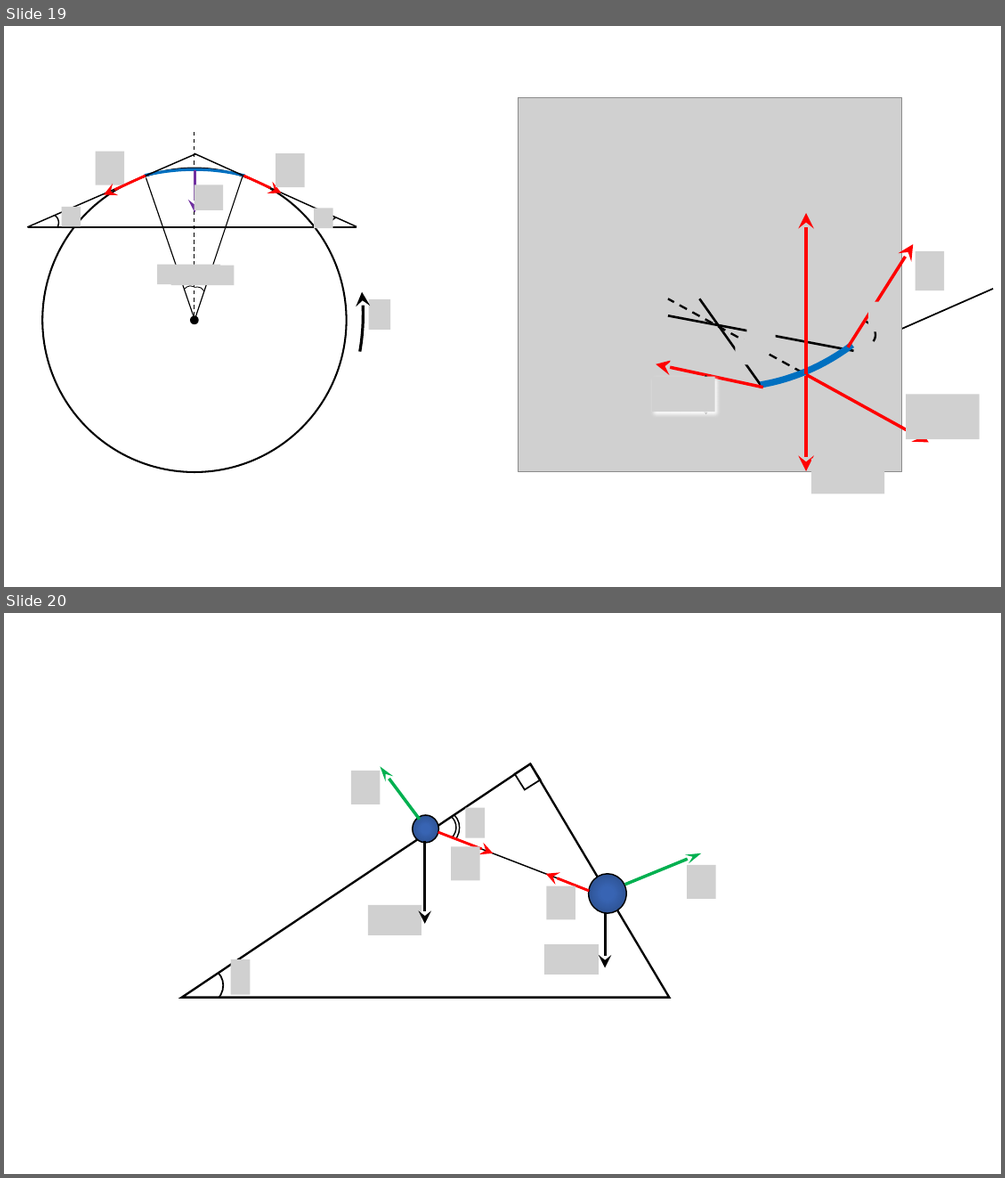
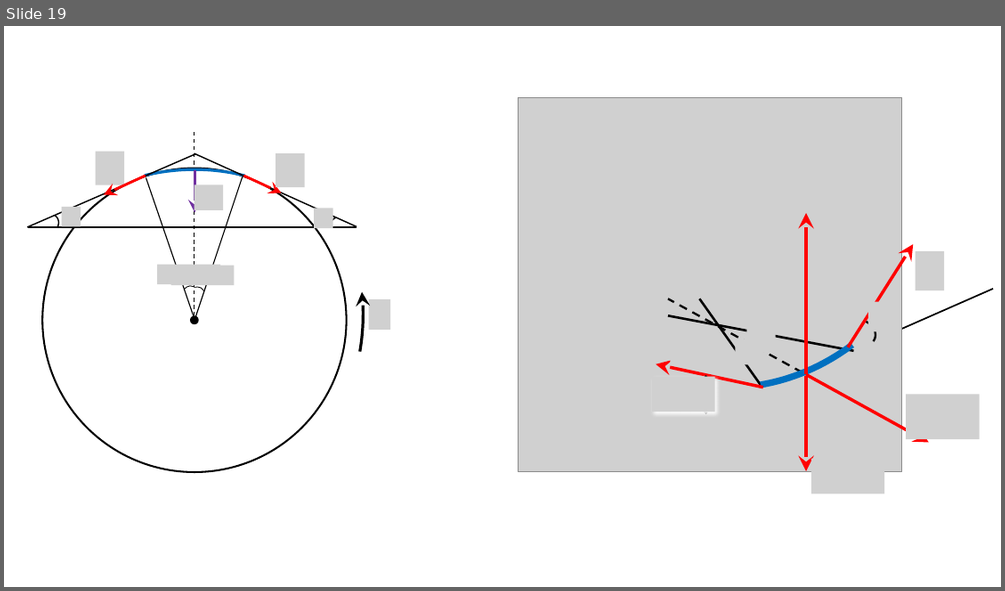
Before and after one commit to savchenko-physics/savchenko-physics.github.io, a slide deck: volunteer/Drawings.pptx. Shown one above the other, each under a label of ours: slides 19 and 20 before the commit, slide 19 after it. The pictures are 1005x1178 and 1005x591 pixels, drawn with LibreOffice and Linux fonts; fonts in the diff are those of the drawing; grey boxes stand for pictures. Boxes give left, top, right and bottom in pixels: in the first picture for what was removed or moved away, otherwise in the second. Text is boxed around its words. In the diff, an @@ line names an element or a change of style, - is before the commit and + after.

```diff
--- a/volunteer/Drawings.pptx
+++ b/volunteer/Drawings.pptx
@@ slide 20 removed at (x1=4, y1=613, x2=1001, y2=1174), background #FFFFFF @@
@@ triangle removed at (x1=182, y1=764, x2=670, y2=997) @@
@@ picture removed at (x1=351, y1=771, x2=380, y2=804) @@
@@ arrow removed from (420, 819) to (380, 766) @@
@@ rectangle removed at (x1=515, y1=763, x2=541, y2=789) @@
@@ ellipse removed at (x1=413, y1=815, x2=438, y2=843) @@
@@ arc (boxed as its full ellipse) removed at (x1=418, y1=804, x2=466, y2=853) @@
@@ arc (boxed as its full ellipse) removed at (x1=422, y1=808, x2=462, y2=847) @@
@@ picture removed at (x1=465, y1=807, x2=485, y2=837) @@
@@ arrow removed from (425, 841) to (425, 924) @@
@@ line removed from (438, 832) to (591, 891) @@
@@ arrow removed from (438, 832) to (493, 853) @@
@@ picture removed at (x1=451, y1=846, x2=480, y2=880) @@
@@ arrow removed from (589, 891) to (546, 874) @@
@@ ellipse removed at (x1=589, y1=874, x2=627, y2=914) @@
@@ arrow removed from (625, 884) to (702, 853) @@
@@ picture removed at (x1=687, y1=865, x2=716, y2=899) @@
@@ picture removed at (x1=368, y1=905, x2=422, y2=934) @@
@@ picture removed at (x1=546, y1=886, x2=575, y2=919) @@
@@ arrow removed from (606, 914) to (606, 967) @@
@@ picture removed at (x1=231, y1=959, x2=250, y2=995) @@
@@ picture removed at (x1=544, y1=944, x2=599, y2=974) @@
@@ arc (boxed as its full ellipse) removed at (x1=182, y1=962, x2=230, y2=1012) @@
```
Also in this commit, not shown: 3 slides added, 13 other files.
